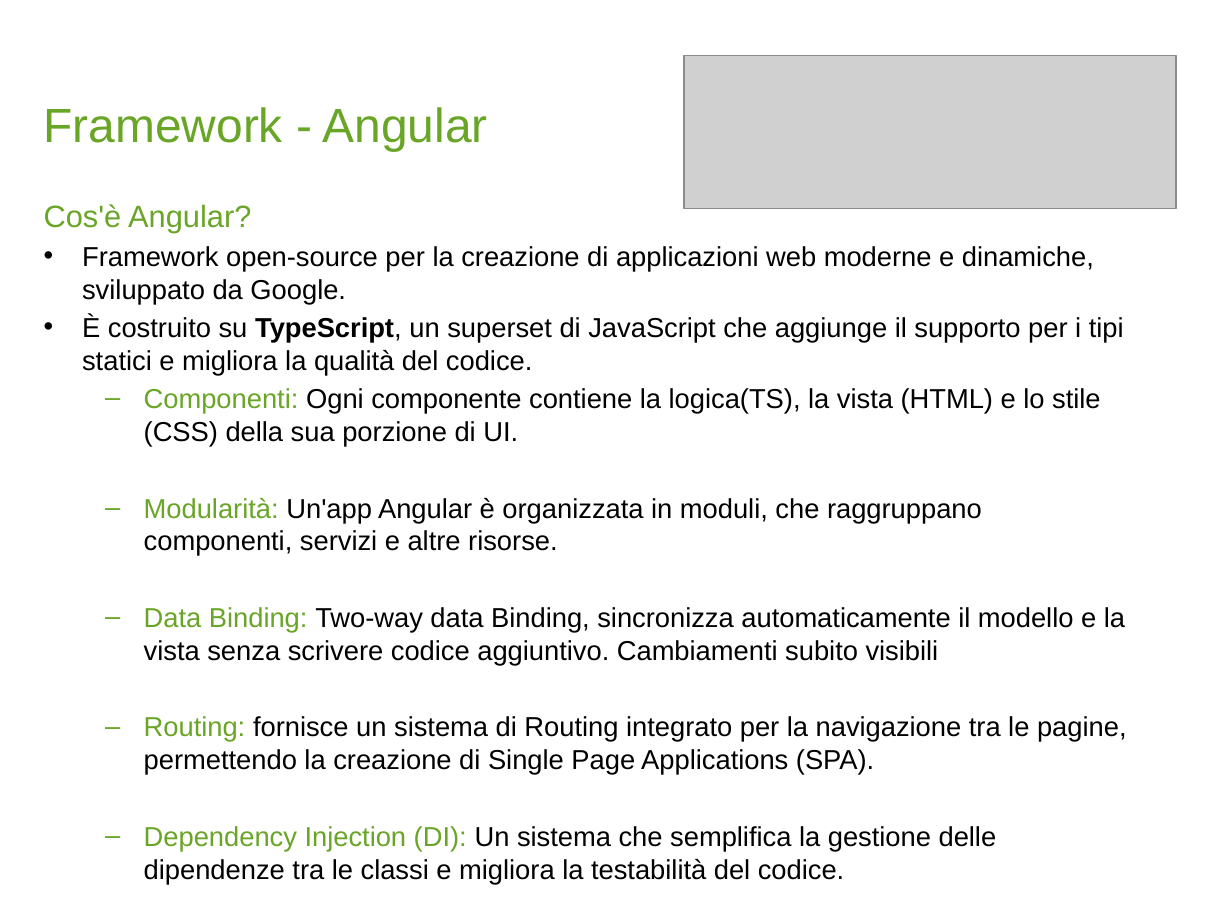
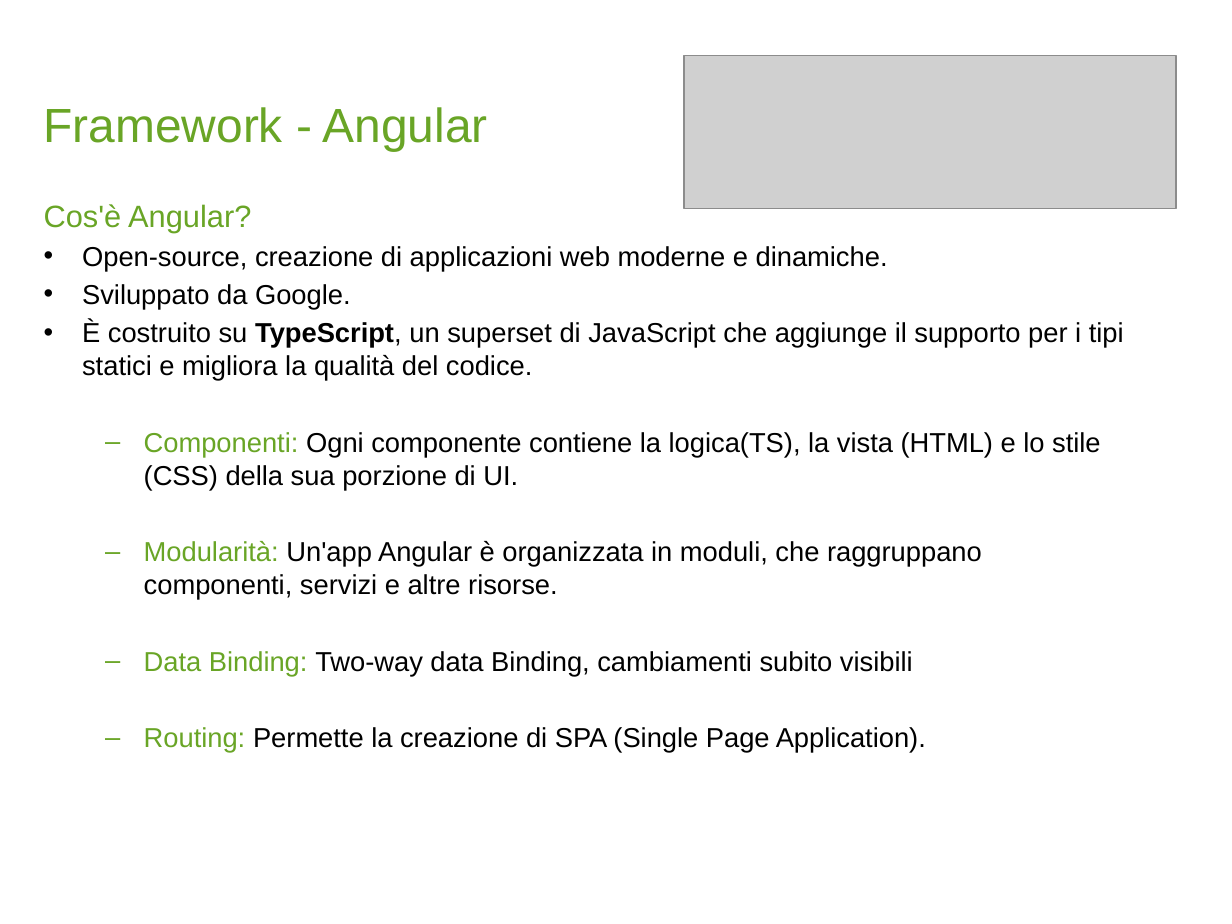
Before and after one commit to LorussoMarco/PostmanAngular, a slide deck: slide 4 of ClientHTTP-WebApplication.pptx. Drawn at 1232x924 pixels with LibreOffice and Linux fonts; fonts in the diff are those of the drawing; grey boxes stand for pictures; background and template pictures are left out. Boxes give left, top, right and bottom in pixels: in the first picture for what was removed or moved away, otherwise in the second. Text is boxed around its words. In the diff, an @@ line names an element or a change of style, - is before the commit and + after.

```diff
--- a/ClientHTTP-WebApplication.pptx
+++ b/ClientHTTP-WebApplication.pptx
@@ text at (x1=82, y1=246, x2=888, y2=310): text changed @@
-• Framework open-source per la creazione di applicazioni web moderne e dinamiche, sviluppato da Google.
+• Open-source, creazione di applicazioni web moderne e dinamiche.
+• Sviluppato da Google.
@@ text at (x1=144, y1=651, x2=926, y2=753): text changed @@
-  – Data Binding: Two-way data Binding, sincronizza automaticamente il modello e la vista senza scrivere codice aggiuntivo. Cambiamenti subito visibili
-  – Routing: fornisce un sistema di Routing integrato per la navigazione tra le pagine, permettendo la creazione di Single Page Applications (SPA).
-  – Dependency Injection (DI): Un sistema che semplifica la gestione delle dipendenze tra le classi e migliora la testabilità del codice.
+  – Data Binding: Two-way data Binding, cambiamenti subito visibili
+  – Routing: Permette la creazione di SPA (Single Page Application).
```
Also in this commit, not shown: 10 other slides changed.
